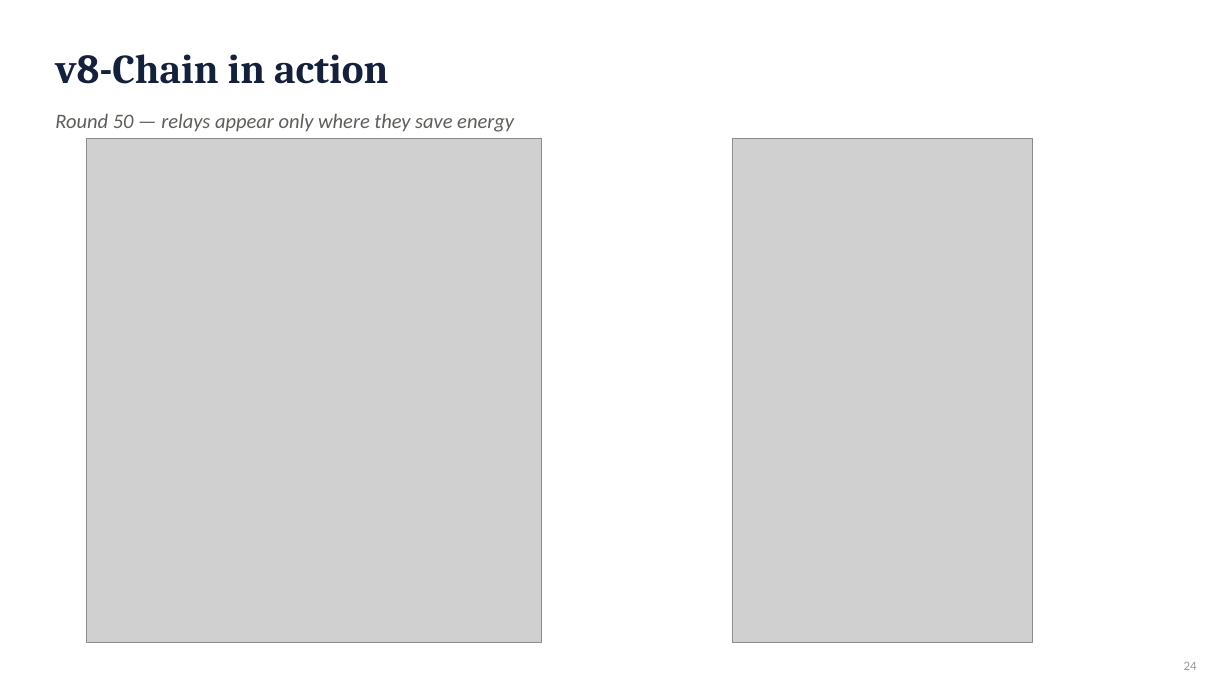
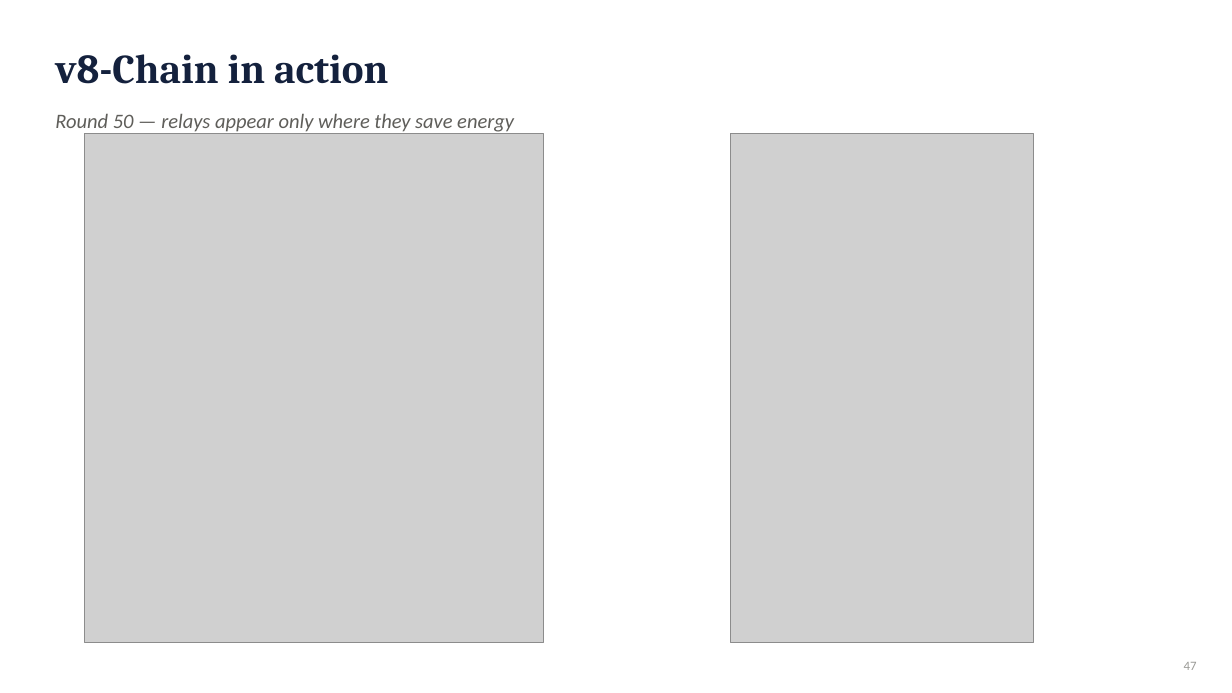
Before and after one commit to RahmaOshba/Routing-Protocols, a slide deck: slide 47 of thesis-final/Thesis_Defense_v8-Chain.pptx (slide 24 before the commit). Drawn at 1232x693 pixels with LibreOffice and Linux fonts; fonts in the diff are those of the drawing; grey boxes stand for pictures. Boxes give left, top, right and bottom in pixels: in the first picture for what was removed or moved away, otherwise in the second. Text is boxed around its words. In the diff, an @@ line names an element or a change of style, - is before the commit and + after.

```diff
--- a/thesis-final/Thesis_Defense_v8-Chain.pptx
+++ b/thesis-final/Thesis_Defense_v8-Chain.pptx
@@ picture: place and size @@
-picture at (87, 139, 542, 642)
+picture at (85, 134, 544, 642)
@@ picture: place and size @@
-picture at (733, 139, 1033, 642)
+picture at (731, 134, 1034, 642)
@@ text at (1184, 662, 1197, 670): text changed @@
-24
+47
```
Also in this commit, not shown: 20 other slides changed, 40 slides added, 18 slides removed, 44 other files.
